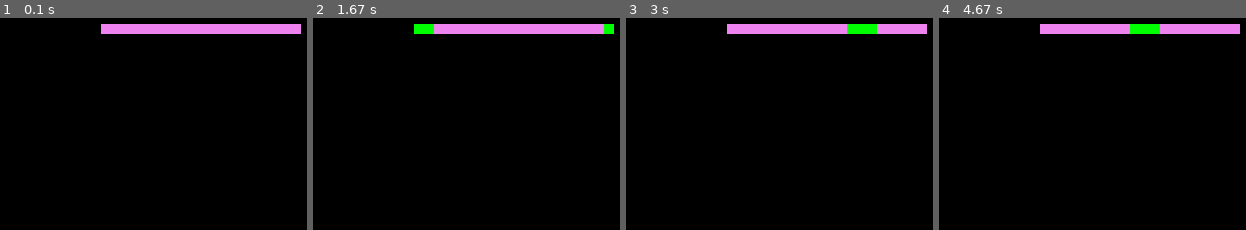
Above: before the commit, frames 1-4 (left to right).
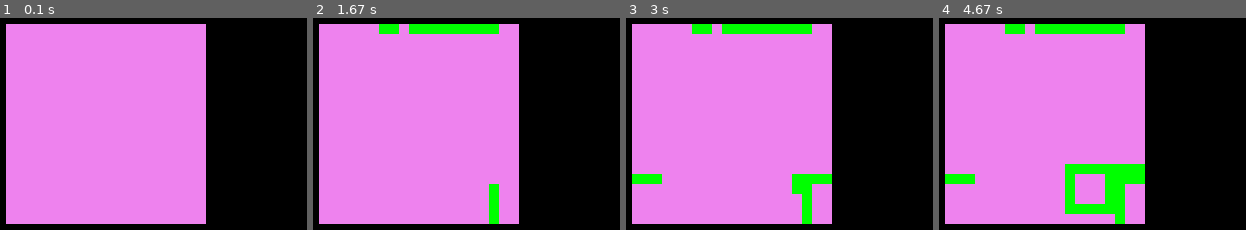
Above: after the commit, the same moments.

Repository: Ezel5826/Wolloko-2025
Game: pygame game, started from Proyectos/proyecto_POO/juego.py
The game is run twice, just before and just after one commit, with the same random seed, the same clock (stepped at 60 frames per second) and the same inputs.
Inputs:
- Up to frame 1 (0.1 s): no input
- Up to frame 2 (1.67 s): tap 4 at 0.33 s; hold D 0.67-1.13 s; hold W 1.17-1.63 s
- Up to frame 3 (3 s): hold D 1.67-2.13 s; hold A 2.17-2.7 s; hold S from 2.73 s (still down)
- Up to frame 4 (4.67 s): release S at 3.03 s; hold A 3.07-3.47 s; hold W 3.5-3.87 s; hold D 3.9-4.53 s; hold S from 4.57 s (still down)

The runs differ from the first frame. In frame 1, 61% of the frame differs, in the area x 1-99%, y 2-98%; in frame 2, 62%; in frame 3, 63%; in frame 4, 63%.

Commit message:
casi_terminado_snake

Diff:
--- a/Proyectos/proyecto_POO/Grilla.py
+++ b/Proyectos/proyecto_POO/Grilla.py
@@ -1,7 +1,7 @@
-ancho=15
-alto=15
+ancho=10
+alto=10
 from random import randint as rn
-def grilla(ancho,alto,long_serp=1,cant_food=1):
+def grilla(ancho,alto,long_serp=1,cant_food=1)->list[list,int,int]:
     return [[[0 for _ in range(ancho)] for _ in range(alto)],long_serp,cant_food]
 
 def increment_apple(grid:list,increment:bool):
@@ -12,7 +12,7 @@
             grid[2]-=1
     return grid
 
-def apple(grid):
+def apple(grid:list[list,int,int]) -> list[(int,int),bool,int]:
     state = True
     cords = []
     state_apple=[]
@@ -26,22 +26,20 @@
             j+=1
     return state_apple
 
-def put_apple(grid,apple):
-    print
+def put_apple(grid:list[list,int,int],apple:list[(int,int),bool,int]):
     for i in range(grid[2]):
-        grid[0][apple[0][i][0][0]][apple[0][i][0][1]] = 3
+        grid[0][apple[i][0][0]][apple[i][0][1]] = 3
     return grid
 
 def cambiar_tamaño(N_ancho,N_alto):
     global ancho, alto
     ancho = N_ancho
     alto = N_alto
-    return grilla(ancho,alto)
+    return ancho,alto
 
 grid=grilla(ancho,alto)
 grid=increment_apple(grid,True)
-print(f"esta es la grilla post manzana{grid}")
 apple_=apple(grid)
-print(f"esta es la estructura manzanal {apple_}")
 grid=put_apple(grid,apple_)
-print(f"esta es la grilla post manzana{grid}")
+for hola in grid[0]:
+    print(hola)
--- a/Proyectos/proyecto_POO/juego.py
+++ b/Proyectos/proyecto_POO/juego.py
@@ -30,12 +30,34 @@
             if event.type == pygame.QUIT:
                 running = False
             if event.type == pygame.KEYDOWN:
-                if event.key == pygame.K_1:
-                    Serpiente[3] = 1
+                if event.key == pygame.K_a:
+                    print(f"antes del desastre {Serpiente[3]}")
+
+                    Serpiente[3] = (0,-1)#IZQUIERDA
+
+                    print(f"despues del desastre {Serpiente[3]}")
                     # Serpiente,grilla_ = serpiente.move_serpent(Serpiente,grilla_)
-            if event.type == pygame.KEYDOWN:
-                if event.key == pygame.K_0:
-                    Serpiente[3] = -1
+                if event.key == pygame.K_d:
+                    print(f"antes del desastre {Serpiente[3]}")
+
+                    Serpiente[3] = (0,1)#DERECHA
+
+                    print(f"despues del desastre {Serpiente[3]}")
+
+
+                if event.key == pygame.K_s:
+                    print(f"antes del desastre {Serpiente[3]}")
+
+                    Serpiente[3] = (1,0)#ARRIBA
+
+                    print(f"despues del desastre {Serpiente[3]}")
+
+                if event.key == pygame.K_w:
+                    print(f"antes del desastre {Serpiente[3]}")
+
+                    Serpiente[3] = (-1,0)#ABAJO
+
+                    print(f"despues del desastre {Serpiente[3]}")
                     # Serpiente,grilla_=serpiente.move_serpent(Serpiente,grilla_)
             if event.type == pygame.KEYDOWN:
                 if event.key == pygame.K_4:
--- a/Proyectos/proyecto_POO/serpiente.py
+++ b/Proyectos/proyecto_POO/serpiente.py
@@ -2,21 +2,32 @@
 #conportamientos = mover, incrementar tamaño, obtener longitud
 
 def grilla():
-    return [[0 for i in range(20)] for _ in range(1)]
-def crear_serpiente(color:int=1, sense:int=1):
+    return [[0 for i in range(20)] for _ in range(20)]
+
+def crear_serpiente(color:int=1, sense:int=(0,1)):
     cordenadas=[[0,4],[0,5]]
     return [cordenadas,len(cordenadas),color,sense]
 
 def move_serpent(serpent,grid):
-    if serpent[3]==1:
+    if serpent[3]==(0,1):
         tail=serpent[0][0]
     else:
         tail=serpent[0][serpent[1]-1]
+    print(f"esta es la serpiente antes del ciclo {serpent[0]}")
     for i in range(serpent[1]):
-            serpent[0][i] = [serpent[0][i][0],serpent[0][i][1] + serpent[3]]
+        print(f"esta es la serpiente antes de la condicion {serpent[0]} e, i = {i}")
+        if i + 1 <= serpent[1]-1:
+            print(f"esta es la serpiente antes de modificarse {serpent[0]}, i = {i} y la cordenada siguiente {serpent[0][i+1]}")
+            serpent[0][i] = serpent[0][i+1]
+            print(f"esta es la serpiente despues de modificarse {serpent[0]} e, i = {i} y la cordenada siguiente {serpent[0][i+1]}")
+    print(f"serpiente antes de cambios{serpent[0]}")
+    print(serpent[0][1][0] + 1,serpent[0][1][0] + 1)
+    serpent[0][1][0] += serpent[3][0]
+    serpent[0][1][1] += serpent[3][1]
+    print(f"SERPIENTE MODIFICADAAAA{serpent[0]}")
     if in_grid(tail,grid):
         grid[tail[0]][tail[1]] = 0
-    return serpent,grid
+    return serpent, grid
 
 def increment_size(serpent):
     print(serpent[0])
@@ -26,6 +37,12 @@
     print(serpent[1])
     return serpent
 
+def eliminar_cola(grid,serpent):
+    for i in range(len(grid[0])):
+        for j in range(len(grid[0][0])):
+            for cords in serpent[0]:
+                pass
+
 
 def put_serpent(grid,serpent):
     print(serpent[0])
@@ -34,6 +51,8 @@
             serpent[0][_][1] = 0
         if serpent[0][_][1] < 0:
             serpent[0][_][1] = 19
+        if serpent[0][_][0] > len(grid[0])-1:
+            serpent[0][_][0] = 0
     for i in range(serpent[1]):
         if in_grid(serpent[0][i],grid):
             if thers_nothing(serpent[0][i],grid):
--- a/Proyectos/Clase_Deldago.py
+++ b/clases/Clase_Deldago.py
@@ -24,17 +24,26 @@
 
 #en principio que la grilla sea de valor opcional n*m y por otro lado, hay que ubicar c cantidad de elementros de manera aleatoria condiciones. dos elementos no pueden compartir ubicacion adyacente la cantidad de cosa para meter en el tablero tiene que ser menor al tablero.
 
-lista=[(1,2),(5,6),(7,8)]
-barco=((1,3),(3,6),(7,8))
-print(barco in lista)
-print((7,8) in lista)
+# lista=[(1,2),(5,6),(7,8)]
+# barco=((1,3),(3,6),(7,8))
+# print(barco in lista)
+# print((7,8) in lista)
 
-for j in range(len(barco)):
-    print(barco[j])
-    if barco[j] in lista:
-        print("esta")
+# for j in range(len(barco)):
+#     print(barco[j])
+#     if barco[j] in lista:
+#         print("esta")
 
-    else:
-        print("no esta")
+#     else:
+#         print("no esta")
 
-print("fin")
+# print("fin")
+
+
+
+x = [0,1]
+y = (0, -1)
+
+x += y
+
+print(x)
